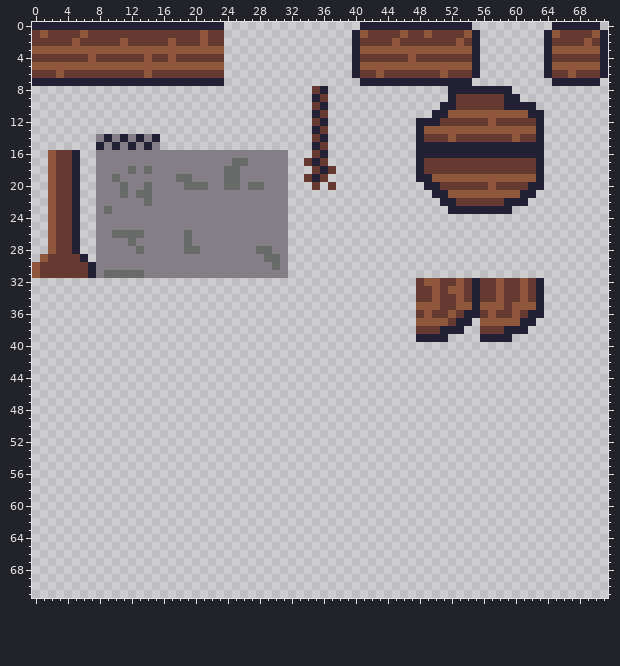
Pixel-art file, stored at assets/sprites/spritescarlos.ase. The first picture shows the starting point.
72x72 pixels, 1 frame.
Now the later version:
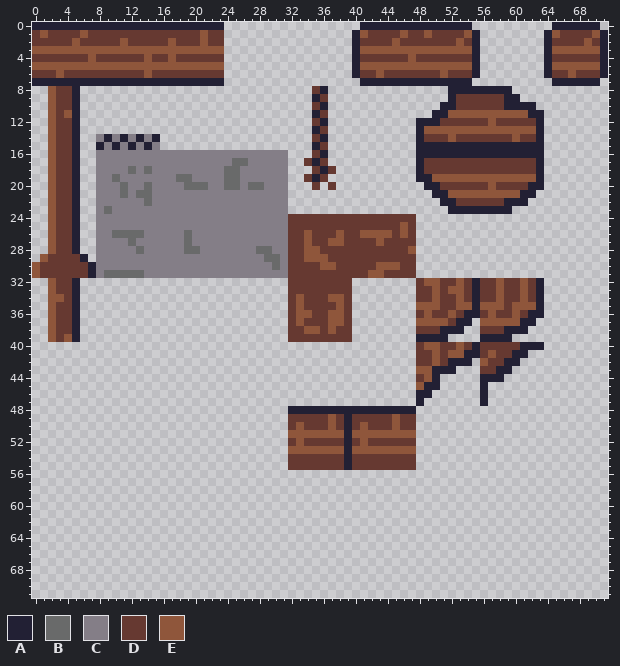
Palette (. is transparent): A #222034  B #696a6a  C #847e87  D #663931  E #8f563b
Difference:
{"y":8,"x":2,"old":"....","new":"EDDA"}
{"y":9,"x":2,"old":"....","new":"EDDA"}
{"y":10,"x":2,"old":"....","new":"EDDA"}
{"y":11,"x":2,"old":"....","new":"EDEA"}
{"y":12,"x":2,"old":"....","new":"EDDA"}
{"y":13,"x":2,"old":"....","new":"EDDA"}
{"y":14,"x":2,"old":"....","new":"EDDA"}
{"y":15,"x":2,"old":"....","new":"EDDA"}
{"y":24,"x":32,"old":"................","new":"DDDDDDDDDDDDDDDD"}
{"y":25,"x":32,"old":"................","new":"DDDDDDDDDDDDDDED"}
{"y":26,"x":32,"old":"................","new":"DDEDDDEDDEEEEDED"}
{"y":27,"x":32,"old":"................","new":"DDEDDEEDDDDEDDDD"}
{"y":28,"x":32,"old":"................","new":"DDEEDDDDDDDDDDDE"}
{"y":29,"x":32,"old":"................","new":"DDEEEDDDDDDDDDDD"}
{"y":30,"x":32,"old":"................","new":"DDDDEEDDDDDEEEDD"}
{"y":31,"x":32,"old":"................","new":"DDDDDDDDDDEEDDDD"}
{"y":32,"x":2,"old":"....","new":"EDDA"}
{"y":32,"x":32,"old":"........","new":"DDDDDDDD"}
{"y":33,"x":2,"old":"....","new":"EDDA"}
{"y":33,"x":32,"old":"........","new":"DDDDDDDD"}
{"y":34,"x":2,"old":"....","new":"EEDA"}
{"y":34,"x":32,"old":"........","new":"DEDDDEED"}
{"y":35,"x":2,"old":"....","new":"EDDA"}
{"y":35,"x":32,"old":"........","new":"DEDDDDED"}
{"y":36,"x":2,"old":"....","new":"EDDA"}
{"y":36,"x":32,"old":"........","new":"DEEDDEED"}
{"y":37,"x":2,"old":"....","new":"EDDA"}
{"y":37,"x":32,"old":"........","new":"DEDDDEED"}
{"y":38,"x":2,"old":"....","new":"EDDA"}
{"y":38,"x":32,"old":"........","new":"DDEEDEDD"}
{"y":39,"x":2,"old":"....","new":"EDEA"}
{"y":39,"x":32,"old":"........","new":"DDDDDDDD"}
{"y":40,"x":48,"old":"................","new":"DEEDDEDADDDDDAAA"}
{"y":41,"x":48,"old":"..............","new":"DDEDEEAADEDDAA"}
{"y":42,"x":48,"old":".......","new":"DDEDAAA"}
{"y":42,"x":56,"old":".....","new":"EDDAA"}
{"y":43,"x":48,"old":".....","new":"EEAAA"}
{"y":43,"x":56,"old":"....","new":"DDAA"}
{"y":44,"x":48,"old":"...","new":"DEA"}
{"y":44,"x":56,"old":"...","new":"AAA"}
{"y":45,"x":48,"old":"...","new":"EAA"}
{"y":45,"x":56,"old":".","new":"A"}
{"y":46,"x":48,"old":"..","new":"AA"}
{"y":46,"x":56,"old":".","new":"A"}
{"y":47,"x":48,"old":".","new":"A"}
{"y":47,"x":56,"old":".","new":"A"}
{"y":48,"x":32,"old":"................","new":"AAAAAAAAAAAAAAAA"}
{"y":49,"x":32,"old":"................","new":"DDDDDEDADDDDDEDD"}
{"y":50,"x":32,"old":"................","new":"DEDDDEDADEDDDEDD"}
{"y":51,"x":32,"old":"................","new":"EEEEEEEAEEEEEEEE"}
{"y":52,"x":32,"old":"................","new":"DEDDDDDADEDDDDDD"}
{"y":53,"x":32,"old":"................","new":"EEEEEEEAEEEEEEEE"}
{"y":54,"x":32,"old":"................","new":"DDDDDDDADDDDDDDD"}
{"y":55,"x":32,"old":"................","new":"DDDDDDDADDDDDDDD"}
{"label":"added","picture_box":[48,86,80,150]}
{"label":"added","picture_box":[288,214,416,342]}
{"label":"added","picture_box":[48,278,80,342]}
{"label":"added","picture_box":[288,342,544,470]}
